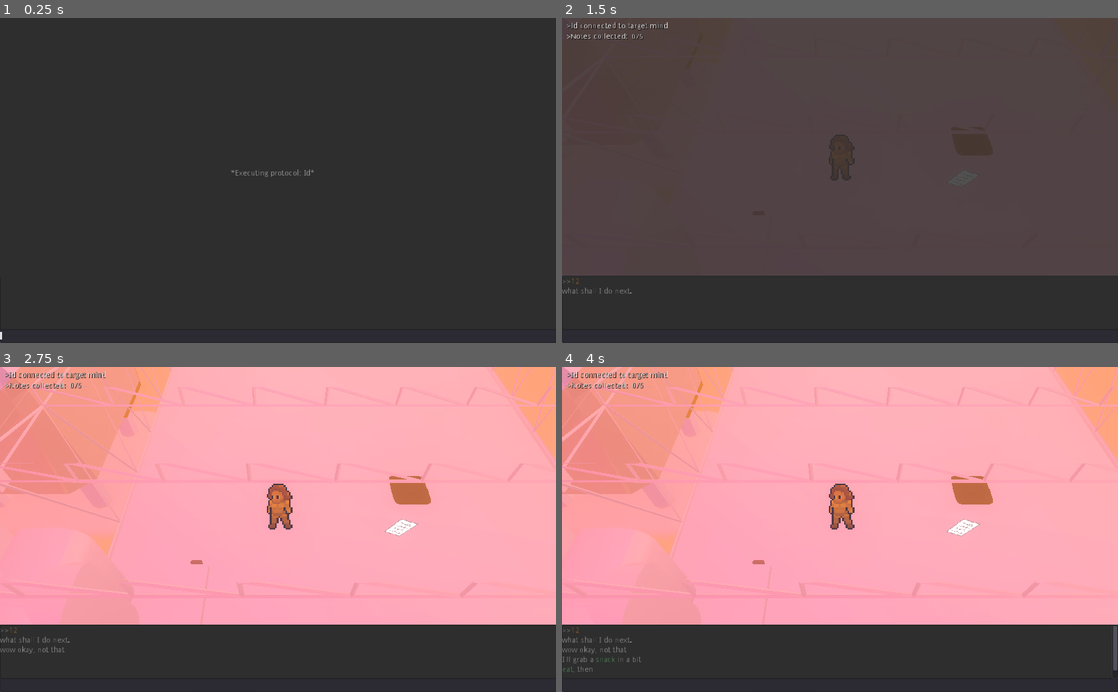
Above: before the commit, frames 1-4 (two rows, left to right).
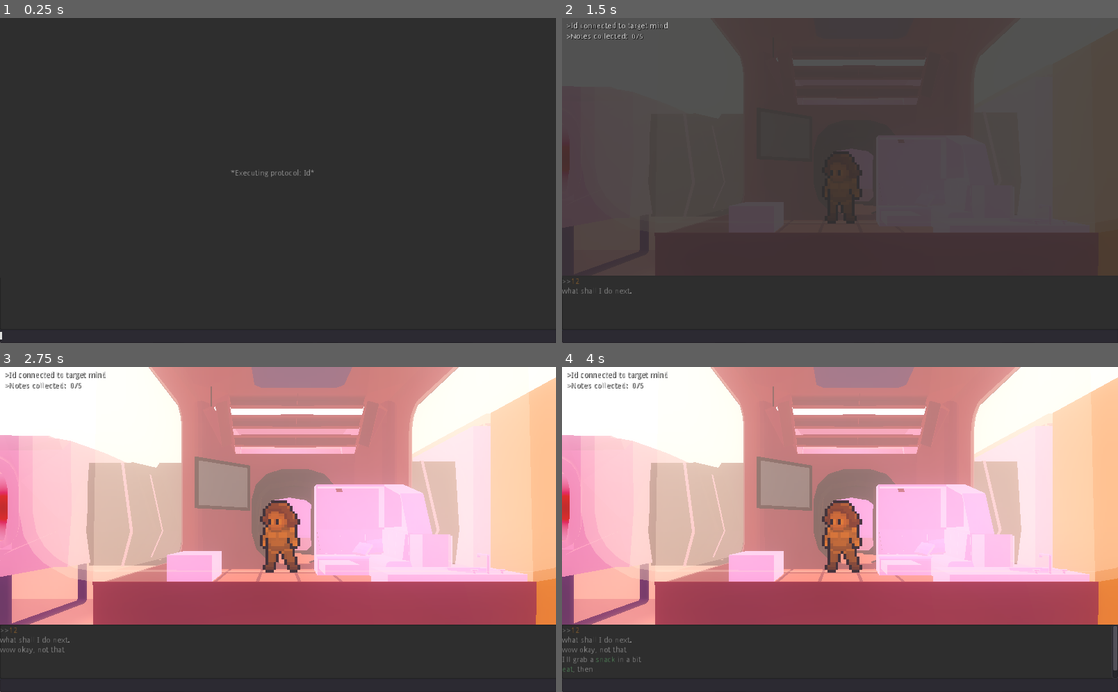
Above: after the commit, the same moments.

Repository: rionhunter/GMTKjam
Game: Godot game, scene res://tInput.tscn
Same seed, same stepped clock (60 frames per second), same inputs: the game is played once before the commit and once after it. Sound files missing from this copy of the repository are replaced by a short silence.
Inputs (mouse positions are in pixels of both pictures, inside the frame that each line leads up to):
- Up to frame 1 (0.25 s): no input
- Up to frame 2 (1.5 s): click (840, 336) at 0.52 s; type "12" at 0.6 s; tap Enter at 1.25 s; hold Enter from 1.28 s (still down)
- Up to frame 3 (2.75 s): release Enter at 2.03 s; tap Enter at 2.1 s
- Up to frame 4 (4 s): hold Enter 2.78-3.53 s; tap Enter at 3.6 s

The runs differ from the first frame. In frame 2, 0.7% of the frame differs, in the area x 22-78%, y 0-64%; in frame 3, 76%, in the area x 0-100%, y 0-80%; in frame 4, 76%.

Commit message:
updated character position

Diff:
--- a/World1.tscn
+++ b/World1.tscn
@@ -129,7 +129,7 @@
 [node name="player" parent="." instance=ExtResource( 4 )]
 
 [node name="Character" parent="." instance=ExtResource( 1 )]
-transform = Transform( 1, 0, 0, 0, 1, 0, 0, 0, 1, 21.3027, 1.91764, -14.4277 )
+transform = Transform( 1, 0, 0, 0, 1, 0, 0, 0, 1, 12.7049, 1.91764, -7.80487 )
 
 [node name="Camera" type="Camera" parent="Character"]
 transform = Transform( 1, 0, 0, 0, 0.573576, 0.819152, 0, -0.819152, 0.573576, 0, 5.795, 4.371 )
